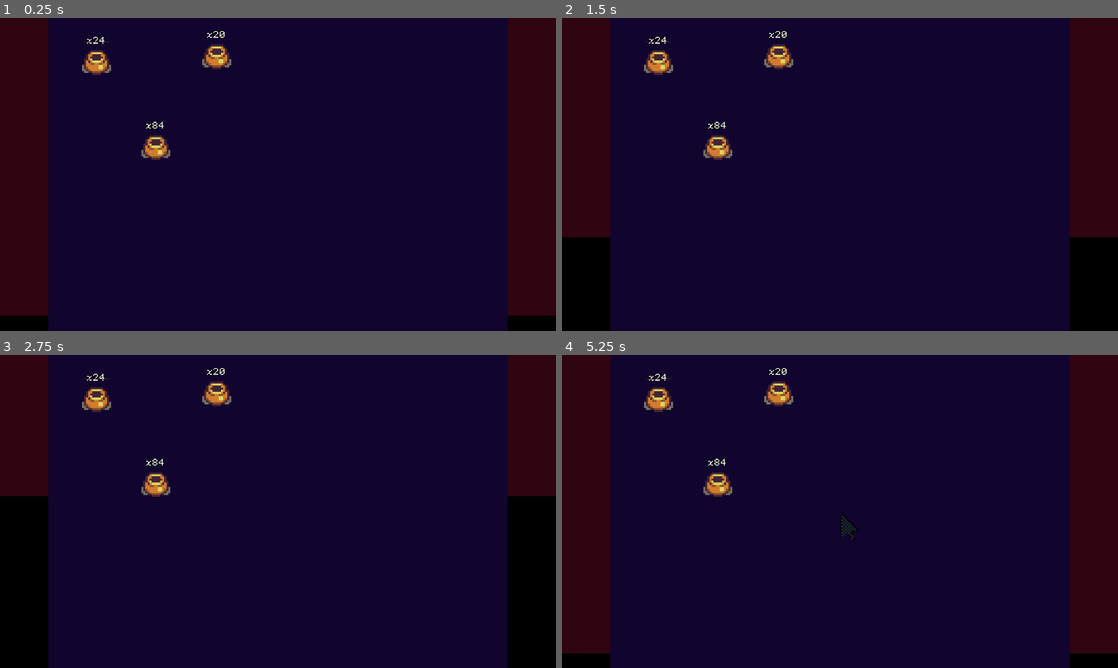
Above: before the commit, frames 1-4 (two rows, left to right).
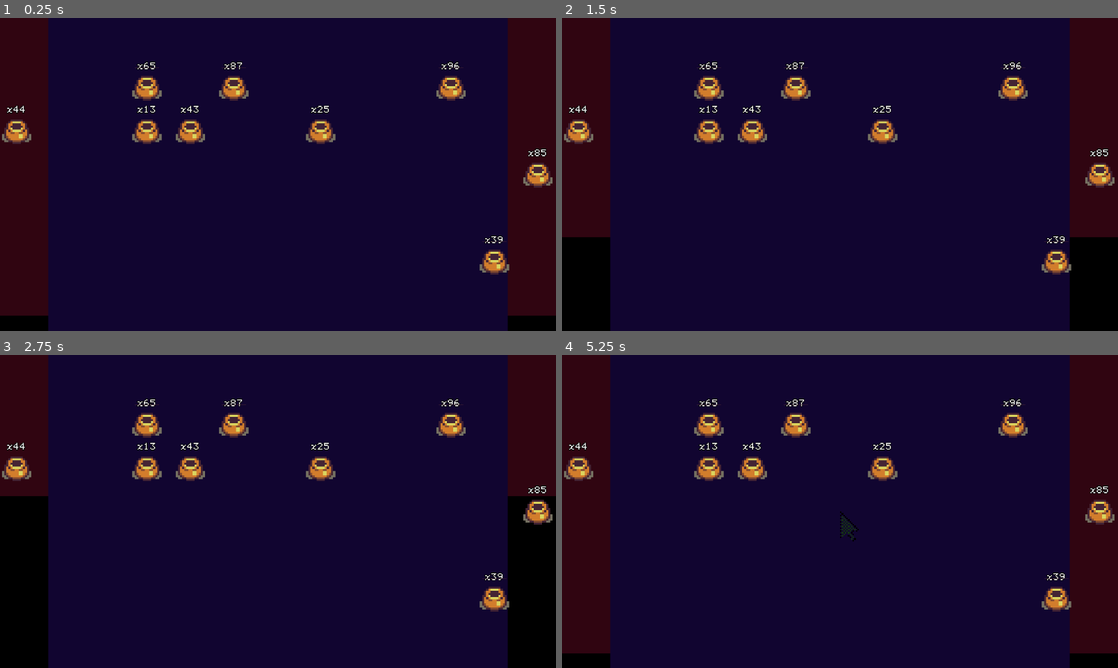
Above: after the commit, the same moments.

Repository: tedsteen/godot-cursors
Game: Godot game, scene res://main.tscn
The game is run twice, just before and just after one commit, with the same random seed, the same clock (stepped at 60 frames per second) and the same inputs.
Inputs (mouse positions are in pixels of both pictures, inside the frame that each line leads up to):
- Up to frame 1 (0.25 s): no input
- Up to frame 2 (1.5 s): move the mouse to (962, 158) at 0.52 s; click (962, 158) at 0.67 s; move the mouse to (728, 190) at 1.27 s; click (728, 190) at 1.42 s
- Up to frame 3 (2.75 s): move the mouse to (333, 442) at 2.02 s; click (333, 442) at 2.17 s
- Up to frame 4 (5.25 s): move the mouse to (812, 574) at 2.77 s; click (812, 574) at 2.92 s; move the mouse to (1006, 558) at 3.52 s; click (1006, 558) at 3.67 s; move the mouse to (673, 464) at 4.27 s; click (673, 464) at 4.42 s; move the mouse to (867, 511) at 5.02 s; click (867, 511) at 5.17 s

The runs differ from the first frame. In frame 1, 4.4% of the frame differs, in the area x 0-100%, y 4-82%; in frame 2, 4.4%; in frame 3, 4.4%; in frame 4, 4.4%.

Commit message:
snap pot position

Diff:
--- a/Level.tscn
+++ b/Level.tscn
@@ -1,7 +1,6 @@
-[gd_scene load_steps=3 format=3 uid="uid://cqqr1kr6p71dp"]
+[gd_scene load_steps=2 format=3 uid="uid://cqqr1kr6p71dp"]
 
 [ext_resource type="Script" path="res://level.gd" id="1_qbpj7"]
-[ext_resource type="PackedScene" uid="uid://dp0ejnluid14g" path="res://Pot.tscn" id="2_llrc6"]
 
 [node name="level" type="Node2D"]
 script = ExtResource("1_qbpj7")
@@ -41,12 +40,3 @@
 [node name="ProgressRect" type="ColorRect" parent="Container/MarginContainer"]
 layout_mode = 2
 color = Color(0.0666667, 0.0196078, 0.188235, 1)
-
-[node name="Pot" parent="." instance=ExtResource("2_llrc6")]
-position = Vector2(200, 93)
-
-[node name="Pot2" parent="." instance=ExtResource("2_llrc6")]
-position = Vector2(323, 269)
-
-[node name="Pot3" parent="." instance=ExtResource("2_llrc6")]
-position = Vector2(449, 81)
--- a/Pot.gd
+++ b/Pot.gd
@@ -2,6 +2,7 @@
 
 class_name Pot
 
+const CELL_SIZE = 90
 @onready var label = $Label
 @onready var animated_sprite = $AnimatedSprite
 
@@ -9,6 +10,9 @@
 
 func _ready():
 	set_health(randi() % 100 + 1)
+
+func position_snapped(pos:Vector2):
+	position = (pos / CELL_SIZE).floor() * CELL_SIZE
 
 func set_health(new_health: int):
 	health = new_health
@@ -18,4 +22,4 @@
 	if health > 0:
 		set_health(health - 1)
 		if health <= 0:
-			animated_sprite.play("default")
+			animated_sprite.play("destroy")
--- a/Pot.tscn
+++ b/Pot.tscn
@@ -36,7 +36,7 @@
 "texture": SubResource("AtlasTexture_dlurh")
 }],
 "loop": false,
-"name": &"default",
+"name": &"destroy",
 "speed": 5.0
 }]
 
@@ -48,21 +48,23 @@
 script = ExtResource("1_v06rg")
 
 [node name="Label" type="Label" parent="."]
-offset_left = -27.0
-offset_top = -54.0
-offset_right = 27.0
-offset_bottom = -32.0
+offset_left = 7.5
+offset_top = 2.0
+offset_right = 61.5
+offset_bottom = 24.0
 theme_override_colors/font_outline_color = Color(0, 0, 0, 1)
 theme_override_constants/outline_size = 5
 theme_override_fonts/font = ExtResource("3_5yccx")
 text = "x999"
 horizontal_alignment = 1
+metadata/_edit_use_anchors_ = true
 
 [node name="AnimatedSprite" type="AnimatedSprite2D" parent="."]
-position = Vector2(0, -9)
+position = Vector2(34.5, 47)
 scale = Vector2(4.3125, 4.3125)
 sprite_frames = SubResource("SpriteFrames_liiof")
+animation = &"destroy"
 
 [node name="CollisionShape" type="CollisionShape2D" parent="."]
-position = Vector2(0, -1)
+position = Vector2(34.5, 55)
 shape = SubResource("CircleShape2D_0ctk5")
--- a/level.gd
+++ b/level.gd
@@ -27,10 +27,11 @@
 	if new_pots:
 		for pot in pots:
 			remove_child(pot)
-		for i in range(0, 4):
+		for i in range(0, 10):
 			var pot: Pot = pot_res.instantiate()
 			#print_debug("pot: %s" % pot.position)
-			pot.position = Vector2(background_rect.size.x * randf(), background_rect.size.y * randf())
+			pot.position_snapped(Vector2(background_rect.size.x * randf(), (background_rect.size.y - Pot.CELL_SIZE) * randf()))
+			#pot.position_snapped(Vector2(0, 0))
 			pots.append(pot)
 			add_child(pot)
 
@@ -38,7 +39,7 @@
 	point_params.collide_with_areas = true #set it up
 	#point_params.collision_mask = 2
 	cursors = []
-	reset_time(false)
+	reset_time(true)
 
 func _physics_process(delta):
 	time += delta
